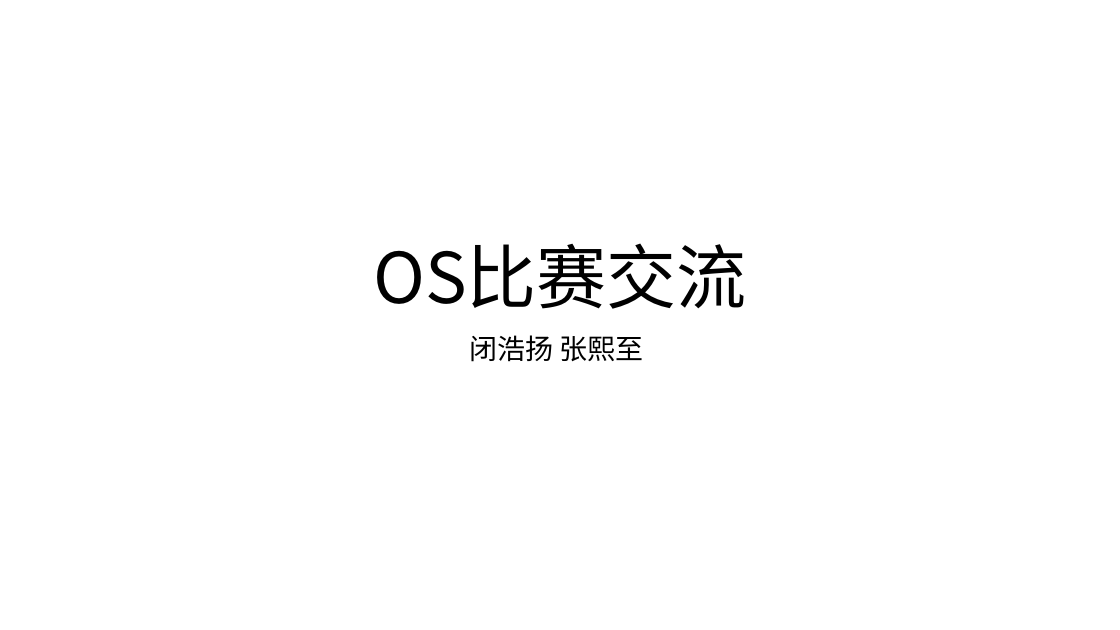
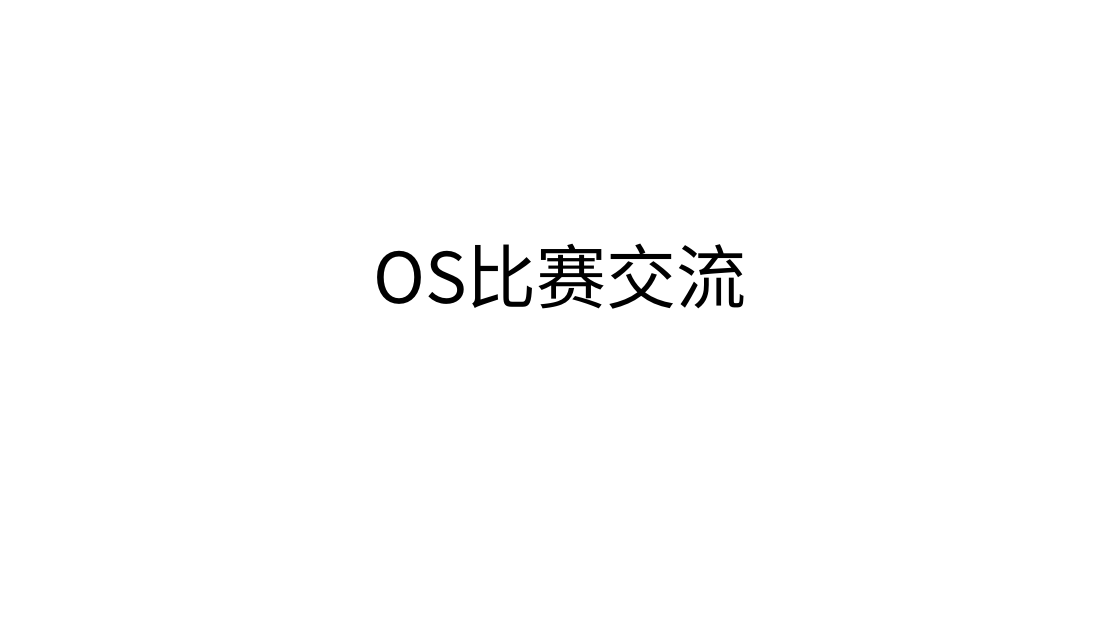
Before and after one commit to scPointer/maturin, a slide deck: slide 1 of repo/0409.pptx. Drawn at 1120x630 pixels with LibreOffice and Linux fonts; fonts in the diff are those of the drawing. Boxes give left, top, right and bottom in pixels: in the first picture for what was removed or moved away, otherwise in the second. Text is boxed around its words. In the diff, an @@ line names an element or a change of style, - is before the commit and + after.

```diff
--- a/repo/0409.pptx
+++ b/repo/0409.pptx
@@ subtitle removed at box(470, 335, 644, 362) @@
-闭浩扬 张熙至
```
Also in this commit, not shown: 2 other files.
